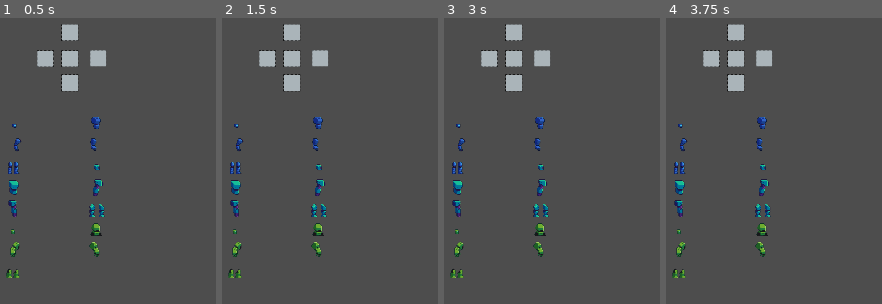
Above: before the commit, frames 1-4 (left to right).
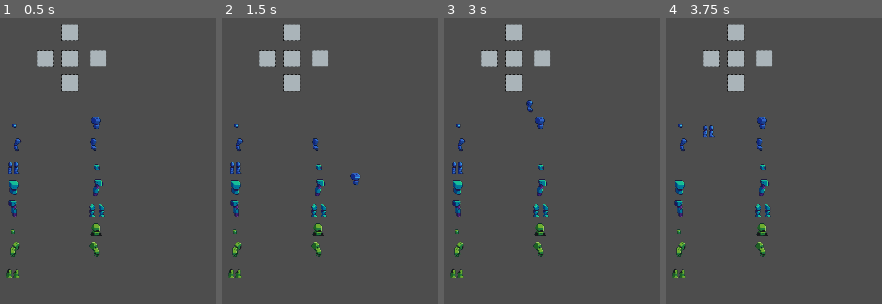
Above: after the commit, the same moments.

Repository: Ethyx07/Mix-N-Mech
Game: Godot game, scene res://Scenes/world.tscn
Two runs of this game, one before a commit and one after it. Both use one fixed random seed, a clock stepped at 60 frames per second and the inputs below.
Inputs (mouse positions are in pixels of both pictures, inside the frame that each line leads up to):
- Up to frame 1 (0.5 s): no input
- Up to frame 2 (1.5 s): tap Enter at 0.5 s; drag from (237, 126) to (319, 58) at 0.52 s; tap Space at 1.25 s; drag from (319, 126) to (427, 295) at 1.27 s
- Up to frame 3 (3 s): move the mouse to (459, 146) at 2.02 s; press the mouse at (459, 146) at 2.03 s; release the mouse at (459, 146) at 2.75 s; tap Enter at 2.75 s; drag from (541, 146) to (513, 32) at 2.77 s
- Up to frame 4 (3.75 s): tap Space at 3.5 s; drag from (681, 166) to (763, 58) at 3.52 s

Frame 1 is identical in both runs. In frame 2, 0.3% of the frame differs, in the area x 42-64%, y 34-59%; in frame 3, 0.2%; in frame 4, 0.3%, in the area x 3-23%, y 37-55%.
Error before the commit: Parse Error: Expected ":" or "=" after dictionary key. (res://Scripts/GlobalScripts/PlayerData.gd:6)

Commit message:
Tidied up comments
Tidied up the comments on the scripts

Diff:
--- a/Scenes/GUI/MechSelector.gd
+++ b/Scenes/GUI/MechSelector.gd
@@ -4,7 +4,7 @@
 var CurrentEquippedPiece : Variant
 
 func attach_piece(MechPiece : Variant) -> void:
-	if CurrentEquippedPiece != null:
+	if CurrentEquippedPiece != null: #If current isnt null, swaps them
 		return
 	CurrentEquippedPiece = MechPiece
 
--- a/Scripts/GUI/DraggableItem.gd
+++ b/Scripts/GUI/DraggableItem.gd
@@ -5,7 +5,6 @@
 var bDraggable : bool = false
 var defaultPosition : Vector2
 var bCurrentlyDragged : bool = false
-var bPlaced : bool = false
 var overlappingActors : Array[Area2D]
 var mechSelector : Variant
 @export var mechData : MechData
@@ -26,7 +25,7 @@
 
 
 func _on_area_2d_mouse_entered() -> void:
-	if !PlayerData.bIsDragging:
+	if !PlayerData.bIsDragging: #Makes sure player isnt already dragging something
 		bDraggable = true
 
 func _on_area_2d_mouse_exited() -> void:
@@ -37,14 +36,13 @@
 	bCurrentlyDragged = false
 	if overlappingActors.size() <= 0:
 		if mechSelector:
-				bPlaced = false
 				mechSelector.remove_piece()
 				mechSelector = null
 		global_position = defaultPosition #If no overlapping actors resets position to default
 		return
 
 	global_position = overlappingActors[0].global_position
-	bPlaced = true
+
 	overlappingActors[0].get_parent().attach_piece(self)
 	mechSelector = overlappingActors[0].get_parent()
 
--- a/Scripts/GUI/MechBuilderUI.gd
+++ b/Scripts/GUI/MechBuilderUI.gd
@@ -5,7 +5,7 @@
 
 func _ready() -> void:
     var numParts = 0
-    for mechPart in partResources:
+    for mechPart in partResources: #Loads each draggable item instance into the ui, based on how many are unlocked
         var item = draggablePart.instantiate()
         item.mechData = mechPart
         if numParts % 2 != 0:
--- a/Scripts/GlobalScripts/PlayerData.gd
+++ b/Scripts/GlobalScripts/PlayerData.gd
@@ -2,12 +2,10 @@
 
 
 var bIsDragging = false
-var mechPartUnlocked = {
-	""
-}
+
 
 func _physics_process(_delta: float) -> void:
-	if Input.is_action_pressed("LeftClick"):
+	if Input.is_action_pressed("LeftClick"): #Must already be hovering on actor to left click and drag
 		bIsDragging = true
 	else:
 		bIsDragging = false
--- a/Scripts/LevelChange.gd
+++ b/Scripts/LevelChange.gd
@@ -3,12 +3,11 @@
 @export var levelLoad : PackedScene
 
 func _on_exit_mouse_entered() -> void:
-	get_node("Exit/CollisionShape2D").disabled = true
+	get_node("Exit/CollisionShape2D").disabled = true #When player overlaps with area next section loads
 	print("AY")
 	load_area()
 
 func load_area() -> void:
 	var nextStage = levelLoad.instantiate()
-
 	nextStage.global_position = get_node("Exit/NextStageSpawn").global_position
 	get_parent().add_child(nextStage)
